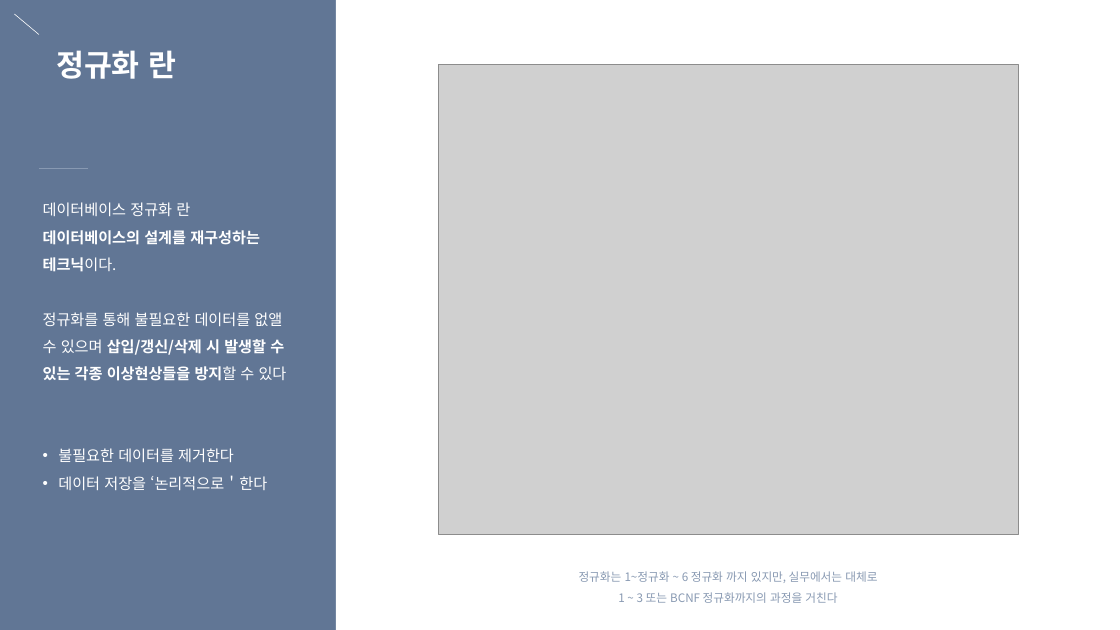
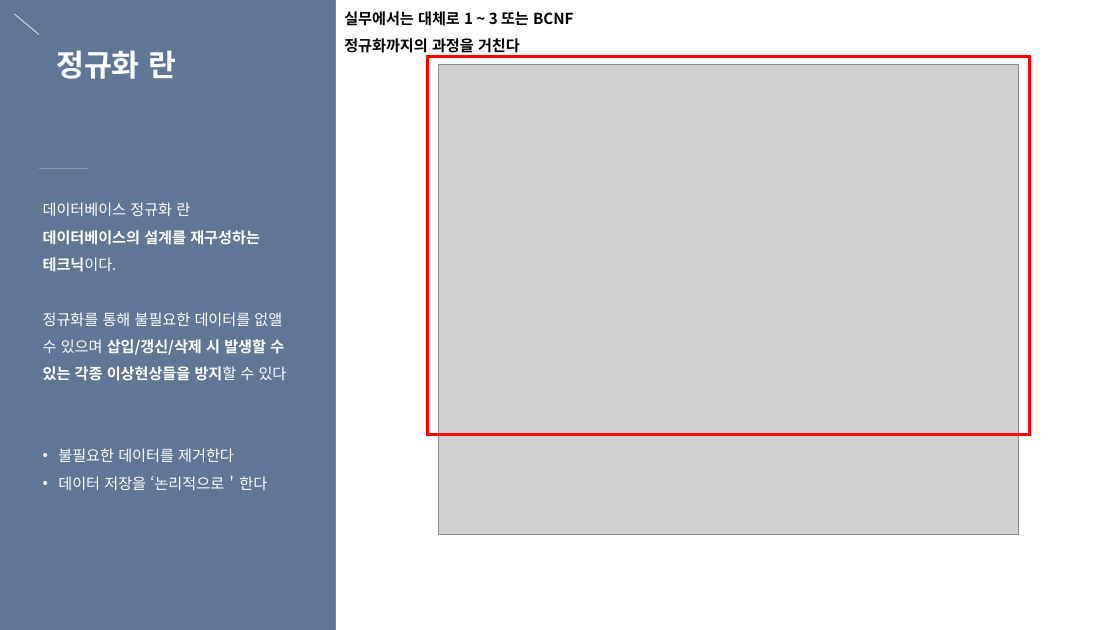
Before and after one commit to eunbee-kim/dmsql1471, a slide deck: slide 2 of 교육/5주차_DB정규화_반정규화_서버인증_세션과쿠키.pptx. Drawn at 1120x630 pixels with LibreOffice and Linux fonts; fonts in the diff are those of the drawing; grey boxes stand for pictures. Boxes give left, top, right and bottom in pixels: in the first picture for what was removed or moved away, otherwise in the second. Text is boxed around its words. In the diff, an @@ line names an element or a change of style, - is before the commit and + after.

```diff
--- a/교육/5주차_DB정규화_반정규화_서버인증_세션과쿠키.pptx
+++ b/교육/5주차_DB정규화_반정규화_서버인증_세션과쿠키.pptx
@@ text at [344, 11, 573, 56]: text changed; size 10 to 13 pt; text colour #8899B2 to #000000; bold on @@
-정규화는 1~정규화 ~ 6 정규화 까지 있지만, 실무에서는 대체로 1 ~ 3 또는 BCNF 정규화까지의 과정을 거친다
+실무에서는 대체로 1 ~ 3 또는 BCNF 정규화까지의 과정을 거친다
@@ rectangle added at [428, 56, 1030, 434], outline #FF0000 2.5 pt @@
```
Also in this commit, not shown: 3 other slides changed, 5 slides added, 3 other files.
